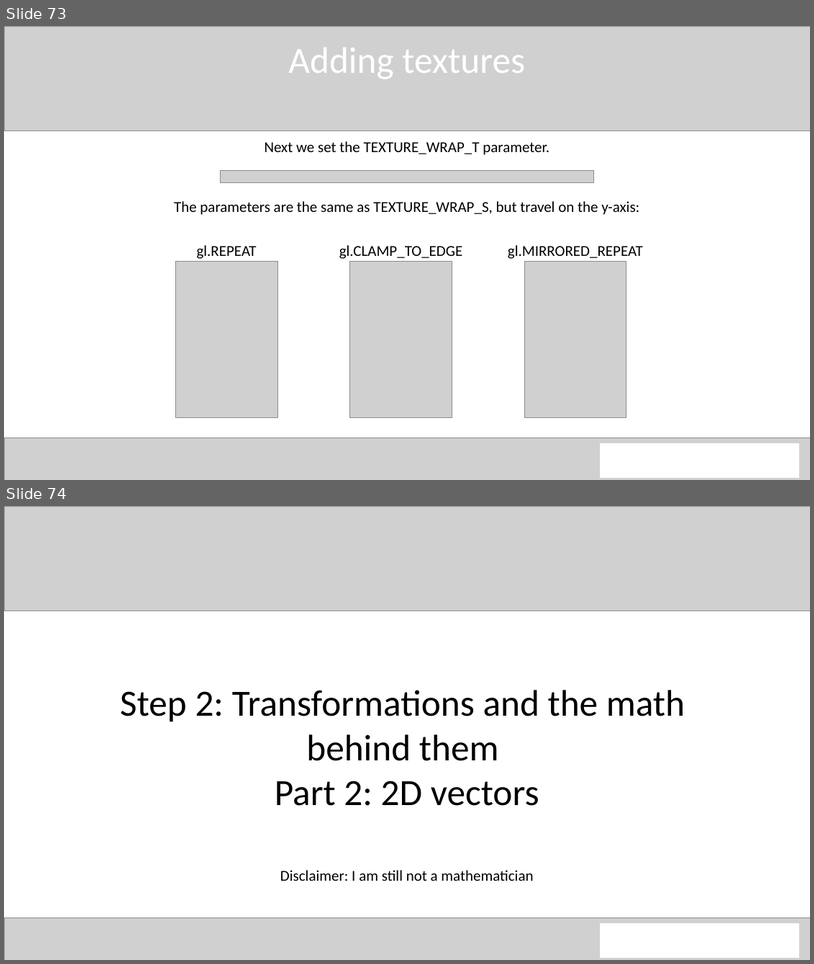
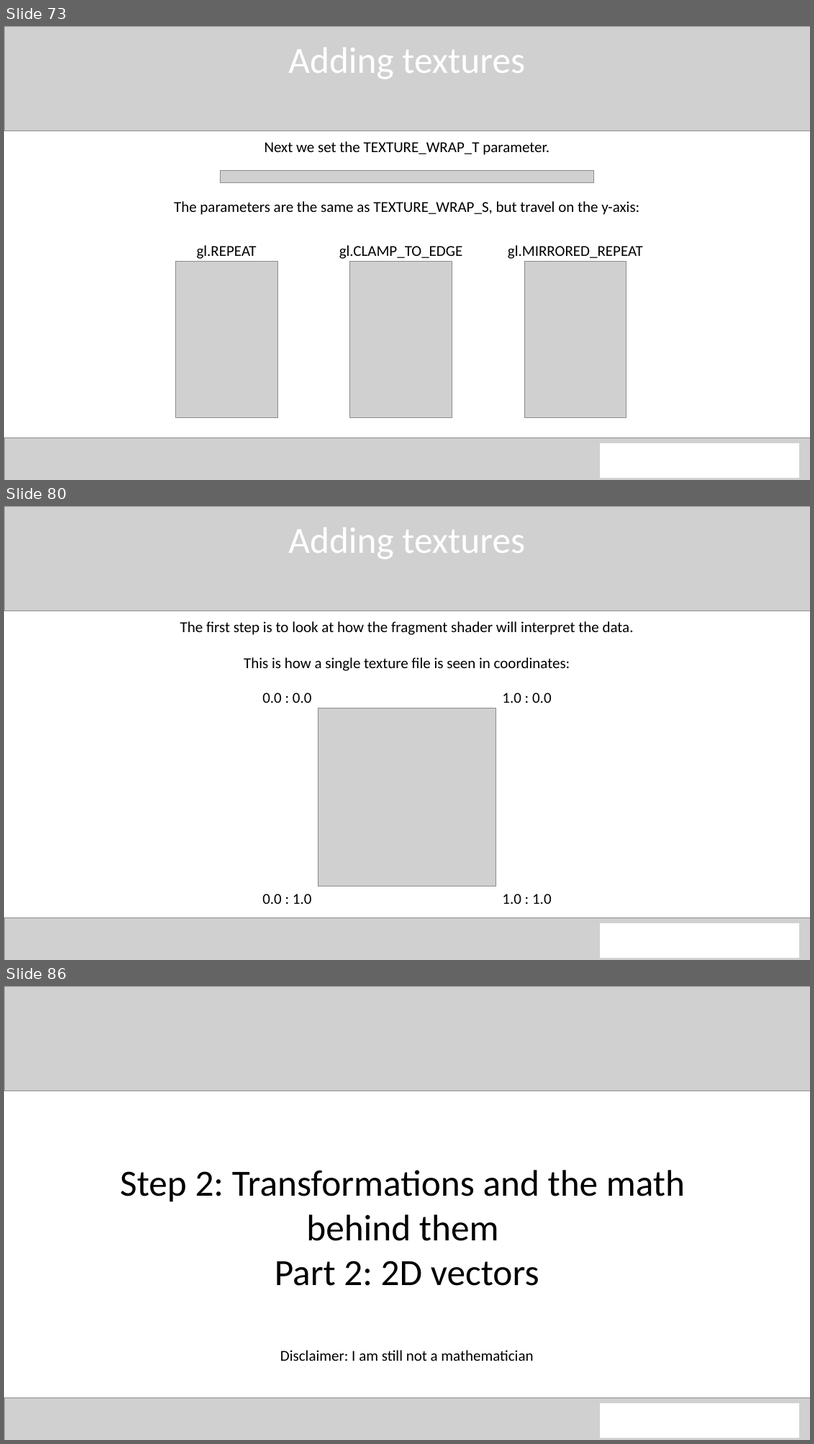
Before and after one commit to QuincyJacobs/WebGLTutorial, a slide deck: Presentation/Presentation WebGL.pptx. Shown one above the other, each under a label of ours: slides 73 and 74 before the commit, slides 73, 80 and 86 after it; the slides between them are not shown. The pictures are 814x964 and 814x1444 pixels, drawn with LibreOffice and Linux fonts; fonts in the diff are those of the drawing; grey boxes stand for pictures. Boxes give left, top, right and bottom in pixels: in the first picture for what was removed or moved away, otherwise in the second. Text is boxed around its words. In the diff, an @@ line names an element or a change of style, - is before the commit and + after.

Commit message:
Powerpoint update
Almost finished up the texture part. This accompanies Example 4

```diff
--- a/Presentation/Presentation WebGL.pptx
+++ b/Presentation/Presentation WebGL.pptx
@@ slide 80 added at (4, 506, 810, 960), background #FFFFFF @@
@@ picture added at (4, 506, 810, 611) @@
@@ text added at (288, 528, 525, 559), 44 pt, text #FFFFFF @@
+Adding textures
@@ text added at (180, 621, 634, 671), 18 pt, text #000000 @@
+The first step is to look at how the fragment shader will interpret the data.
+This is how a single texture file is seen in coordinates:
@@ text added at (262, 692, 312, 703), 18 pt, text #000000 @@
+0.0 : 0.0
@@ text added at (502, 692, 552, 703), 18 pt, text #000000 @@
+1.0 : 0.0
@@ picture added at (318, 708, 496, 885) @@
@@ text added at (262, 893, 312, 903), 18 pt, text #000000 @@
+0.0 : 1.0
@@ text added at (502, 893, 552, 903), 18 pt, text #000000 @@
+1.0 : 1.0
@@ picture added at (4, 917, 810, 960) @@
@@ rectangle added at (600, 924, 800, 957), fill #FFFFFF, outline #FFFFFF 1 pt @@
@@ what was slide 74 is now slide 86 @@
```
Also in this commit, not shown: 11 other slides added.
